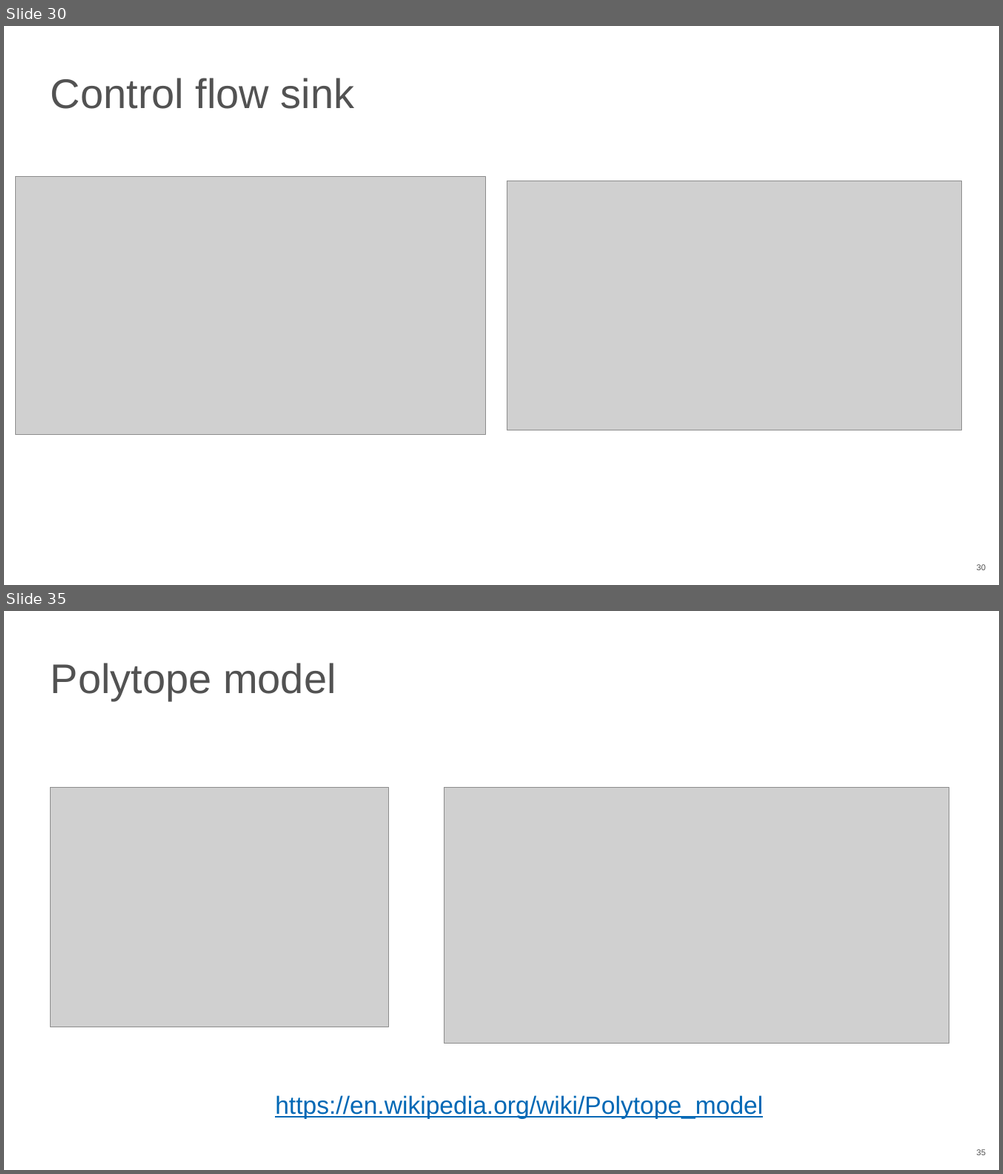
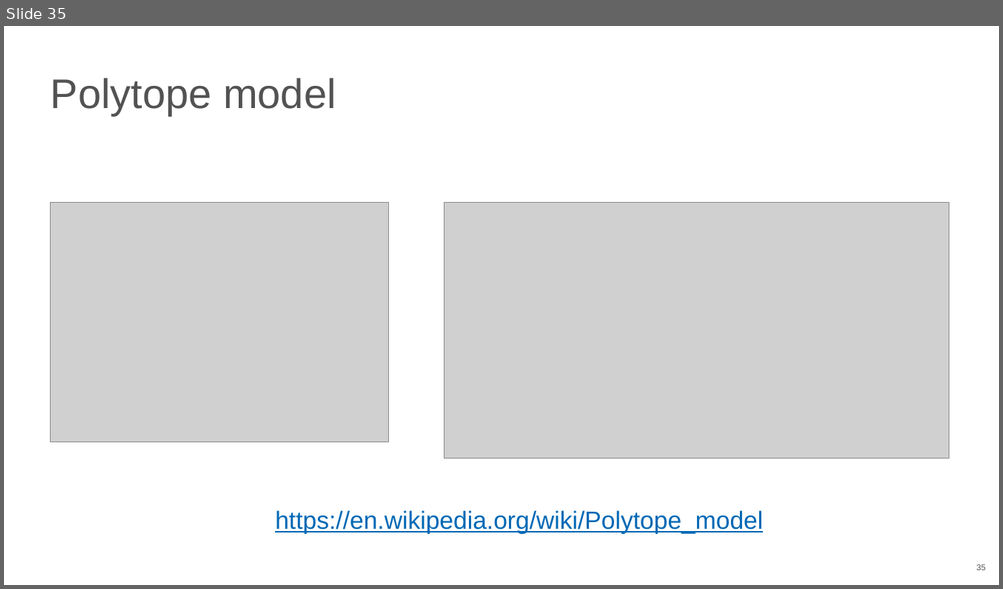
Before and after one commit to NN-complr-tech/Complr-course-lectures, a slide deck: 06-Optimizations-2.pptx. Shown one above the other, each under a label of ours: slides 30 and 35 before the commit, slide 35 after it; the slides between them are not shown. The pictures are 1003x1174 and 1003x589 pixels, drawn with LibreOffice and Linux fonts; fonts in the diff are those of the drawing; grey boxes stand for pictures. Boxes give left, top, right and bottom in pixels: in the first picture for what was removed or moved away, otherwise in the second. Text is boxed around its words. In the diff, an @@ line names an element or a change of style, - is before the commit and + after.

Commit message:
Update 06-Optimizations-2 slides (2026)
- Fix typo on loop unroll/reroll slides
- Convert loop example screenshots to the text

```diff
--- a/06-Optimizations-2.pptx
+++ b/06-Optimizations-2.pptx
@@ slide 30 removed at <box>4,26,999,585</box>, background #FFFFFF; not listed: 1 template element that a slide beside it also shows @@
@@ title removed at <box>51,78,355,109</box> @@
-Control flow sink
@@ picture removed at <box>15,177,485,435</box> @@
@@ picture removed at <box>507,181,962,430</box> @@
```
Also in this commit, not shown: 1 slide changed, 10 slides added, 9 other slides removed.
